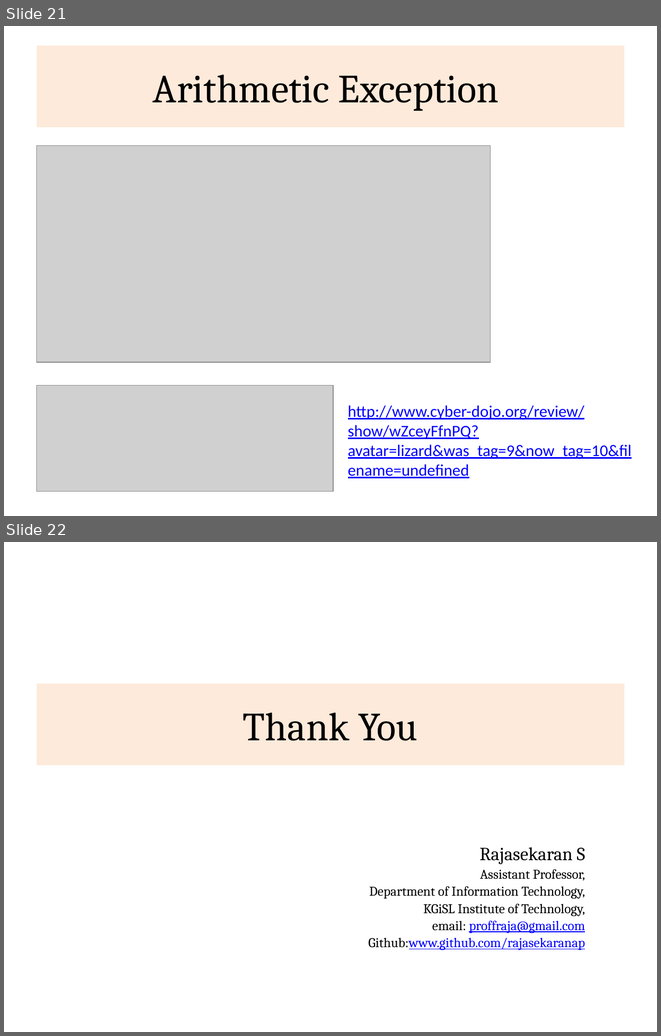
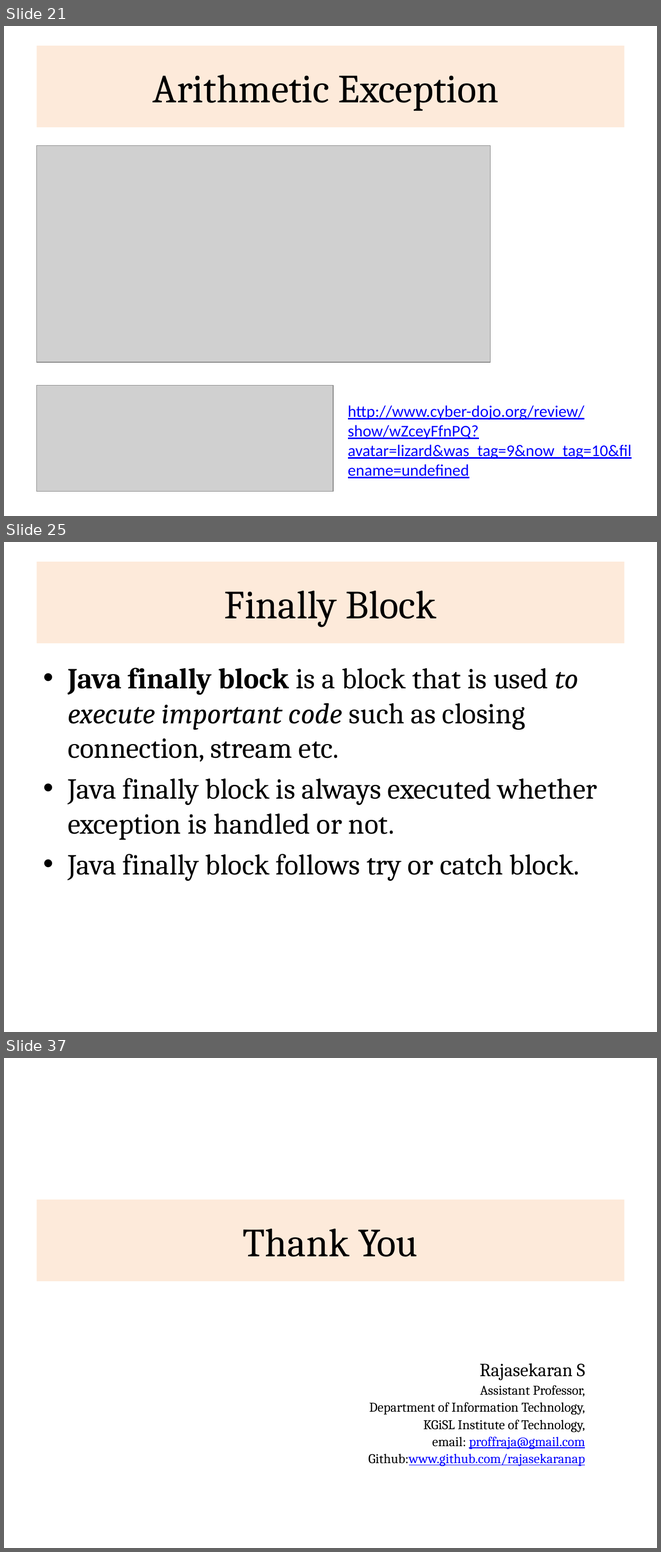
Before and after one commit to rajasekaran36/CS8392-OOPS, a slide deck: Slides/Unit 3/CS8392-U2-Exceptions.pptx. Shown one above the other, each under a label of ours: slides 21 and 22 before the commit, slides 21, 25 and 37 after it; the slides between them are not shown. The pictures are 661x1036 and 661x1552 pixels, drawn with LibreOffice and Linux fonts; fonts in the diff are those of the drawing; grey boxes stand for pictures. Boxes give left, top, right and bottom in pixels: in the first picture for what was removed or moved away, otherwise in the second. Text is boxed around its words. In the diff, an @@ line names an element or a change of style, - is before the commit and + after.

```diff
--- a/Slides/Unit 3/CS8392-U2-Exceptions.pptx
+++ b/Slides/Unit 3/CS8392-U2-Exceptions.pptx
@@ slide 25 added at box(4, 542, 657, 1032), background #FFFFFF @@
@@ title added at box(37, 562, 624, 643), fill #FDEADA, 44 pt, text #000000 @@
+Finally Block
@@ text added at box(68, 668, 597, 881), 32 pt, text #000000 @@
+• Java finally block is a block that is used to execute important code such as closing connection, stream etc.
+• Java finally block is always executed whether exception is handled or not.
+• Java finally block follows try or catch block.
@@ what was slide 22 is now slide 37 @@
```
Also in this commit, not shown: 14 other slides added.
